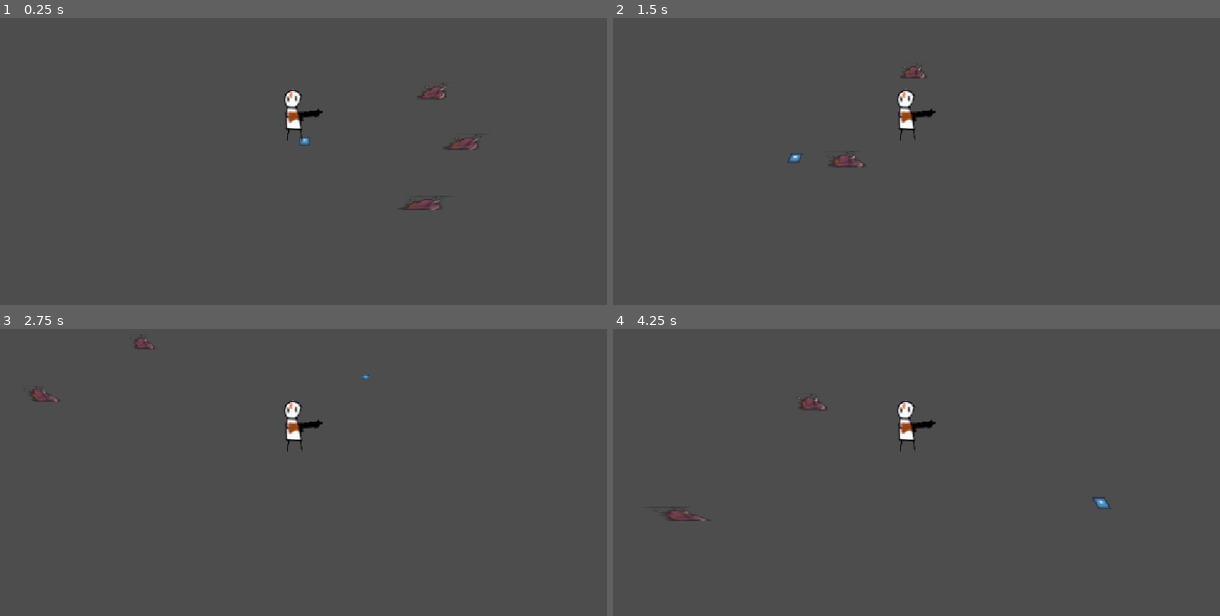
Above: before the commit, frames 1-4 (two rows, left to right).
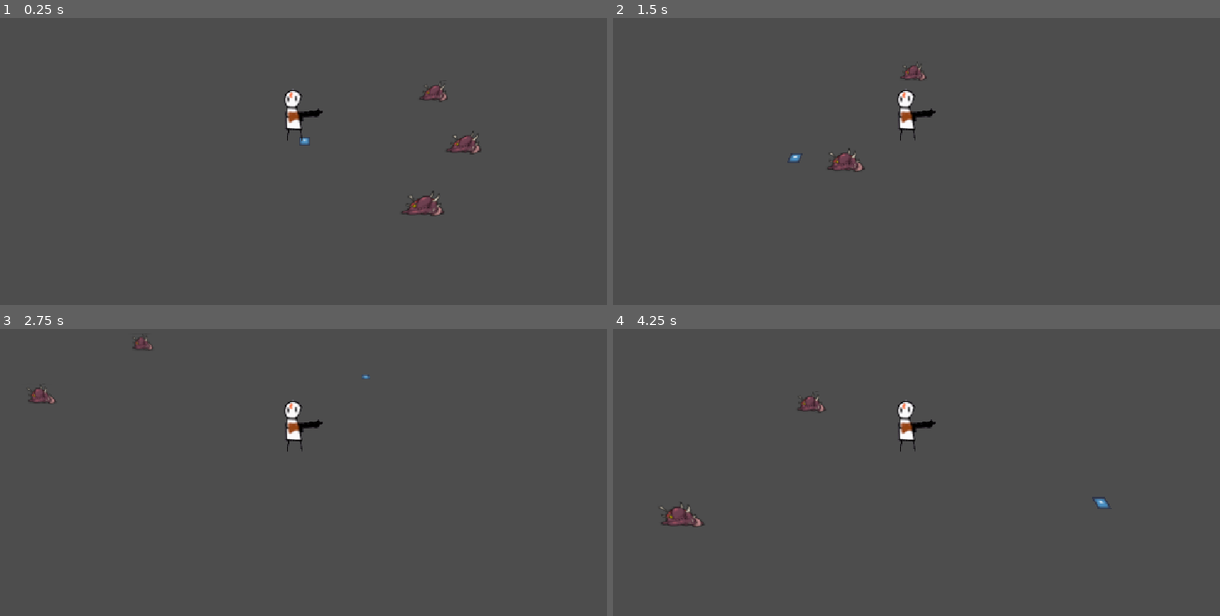
Above: after the commit, the same moments.

Repository: gmuGADIG/DEADSHOT
Game: Godot game, scene res://test_scenes/test_meat_pickup.tscn
Same seed, same stepped clock (60 frames per second), same inputs: the game is played once before the commit and once after it. This scene is started directly instead of the project's main scene. The engine's default icon, where the game draws it, is replaced by a stand-in: a white triangle on a blue panel in a dark square.
Inputs (mouse positions are in pixels of both pictures, inside the frame that each line leads up to):
- Up to frame 1 (0.25 s): no input
- Up to frame 2 (1.5 s): tap Enter at 0.5 s; move the mouse to (1050, 124) at 0.52 s; press the mouse at (1050, 124) at 0.53 s; hold D (move_right) 0.53-1.28 s; move the mouse to (795, 158) at 1.27 s; release the mouse at (795, 158) at 1.28 s; hold S (move_down) from 1.28 s (still down); tap E (interact) at 1.35 s
- Up to frame 3 (2.75 s): move the mouse to (364, 377) at 2.02 s; release S (move_down) at 2.03 s; hold D (move_right) from 2.03 s (still down); tap Space (roll) at 2.1 s
- Up to frame 4 (4.25 s): move the mouse to (886, 521) at 2.77 s; release D (move_right) at 2.78 s; hold W (move_up) 2.78-3.53 s; click (886, 521) at 2.85 s; move the mouse to (1098, 504) at 3.52 s; hold A (move_left) from 3.53 s (still down); hold E (interact) from 3.53 s (still down)

The runs differ from the first frame. In frame 1, 0.4% of the frame differs, in the area x 65-80%, y 22-70%; in frame 2, 0.2%; in frame 3, 0.1%; in frame 4, 0.3%.

Commit message:
rotated the meat

Diff:
--- a/world/enemy/meat/meat.tscn
+++ b/world/enemy/meat/meat.tscn
@@ -9,7 +9,7 @@
 script = ExtResource("1_0eps3")
 
 [node name="Sprite3D" type="Sprite3D" parent="."]
-transform = Transform3D(0.305, 0, 0, 0, 0.305, 0, 0, 0, 0.305, 0, 0.4678592, 0)
+transform = Transform3D(0.30500004, 0, 0, 0, 0.26413777, 0.15250002, 0, -0.15250002, 0.26413777, 0, 0.4678592, 0)
 texture = ExtResource("2_imkur")
 
 [node name="Area3D" type="Area3D" parent="."]
